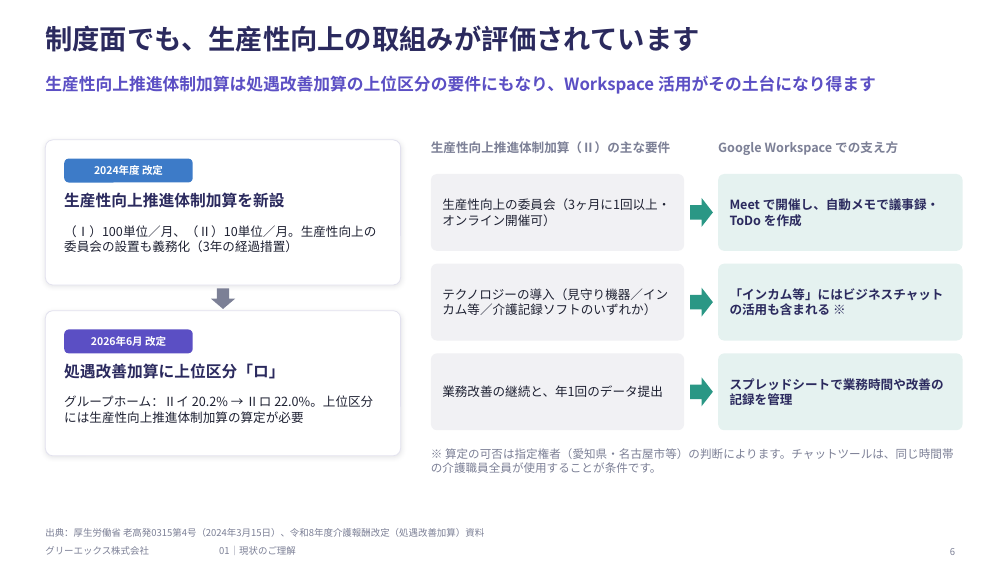
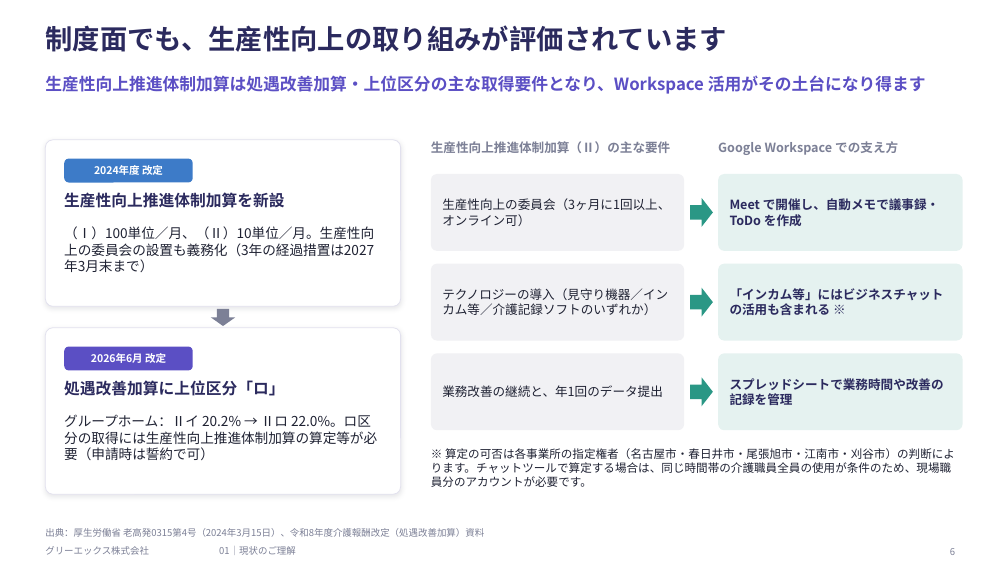
Before and after one commit to hjack0703/sakai, a slide deck: slide 6 of docs/20261027_サカイ様向けご提案_GREEX.pptx. Drawn at 1008x567 pixels with LibreOffice and Linux fonts; fonts in the diff are those of the drawing. Boxes give left, top, right and bottom in pixels: in the first picture for what was removed or moved away, otherwise in the second. Text is boxed around its words. In the diff, an @@ line names an element or a change of style, - is before the commit and + after.

```diff
--- a/docs/20261027_サカイ様向けご提案_GREEX.pptx
+++ b/docs/20261027_サカイ様向けご提案_GREEX.pptx
@@ title at (45,25,727,52): text changed @@
-制度面でも、生産性向上の取組みが評価されています
+制度面でも、生産性向上の取り組みが評価されています
@@ text at (45,75,926,94): text changed @@
-生産性向上推進体制加算は処遇改善加算の上位区分の要件にもなり、Workspace 活用がその土台になり得ます
+生産性向上推進体制加算は処遇改善加算・上位区分の主な取得要件となり、Workspace 活用がその土台になり得ます
@@ rounded rectangle: place and size @@
-rounded rectangle at (45,140,401,285)
+rounded rectangle at (45,140,401,306)
@@ rounded rectangle at (45,140,401,306): proportions changed @@
@@ text at (442,198,670,226): text changed @@
-生産性向上の委員会（3ヶ月に1回以上・オンライン開催可）
+生産性向上の委員会（3ヶ月に1回以上、オンライン可）
@@ text at (64,226,374,256): text changed; size 12 to 13 pt @@
-（Ⅰ）100単位／月、（Ⅱ）10単位／月。生産性向上の委員会の設置も義務化（3年の経過措置）
+（Ⅰ）100単位／月、（Ⅱ）10単位／月。生産性向上の委員会の設置も義務化（3年の経過措置は2027年3月末まで）
@@ rounded rectangle at (45,328,401,495): proportions changed @@
@@ rounded rectangle: place and size @@
-rounded rectangle at (45,311,401,456)
+rounded rectangle at (45,328,401,495)
@@ down arrow: place and size @@
-down arrow at (211,289,235,309)
+down arrow at (211,309,235,327)
@@ rounded rectangle "2026年6月 改定": place and size @@
-rounded rectangle "2026年6月 改定" at (64,330,193,354)
+rounded rectangle "2026年6月 改定" at (64,346,193,371)
@@ text "処遇改善加算に上位区分「ロ」": place and size @@
-text "処遇改善加算に上位区分「ロ」" at (64,363,284,379)
+text "処遇改善加算に上位区分「ロ」" at (64,380,284,396)
@@ text at (64,414,377,460): text changed; size 12 to 13 pt @@
-グループホーム：Ⅱイ 20.2% → Ⅱロ 22.0%。上位区分には生産性向上推進体制加算の算定が必要
+グループホーム：Ⅱイ 20.2% → Ⅱロ 22.0%。ロ区分の取得には生産性向上推進体制加算の算定等が必要（申請時は誓約で可）
@@ text at (431,448,955,487): text changed; text colour #7C8096 to #1F2233 @@
-※ 算定の可否は指定権者（愛知県・名古屋市等）の判断によります。チャットツールは、同じ時間帯の介護職員全員が使用することが条件です。
+※ 算定の可否は各事業所の指定権者（名古屋市・春日井市・尾張旭市・江南市・刈谷市）の判断によります。チャットツールで算定する場合は、同じ時間帯の介護職員全員の使用が条件のため、現場職員分のアカウントが必要です。
```
Also in this commit, not shown: 32 other slides changed, 1 slide added, 2 slides removed, 6 other files.
